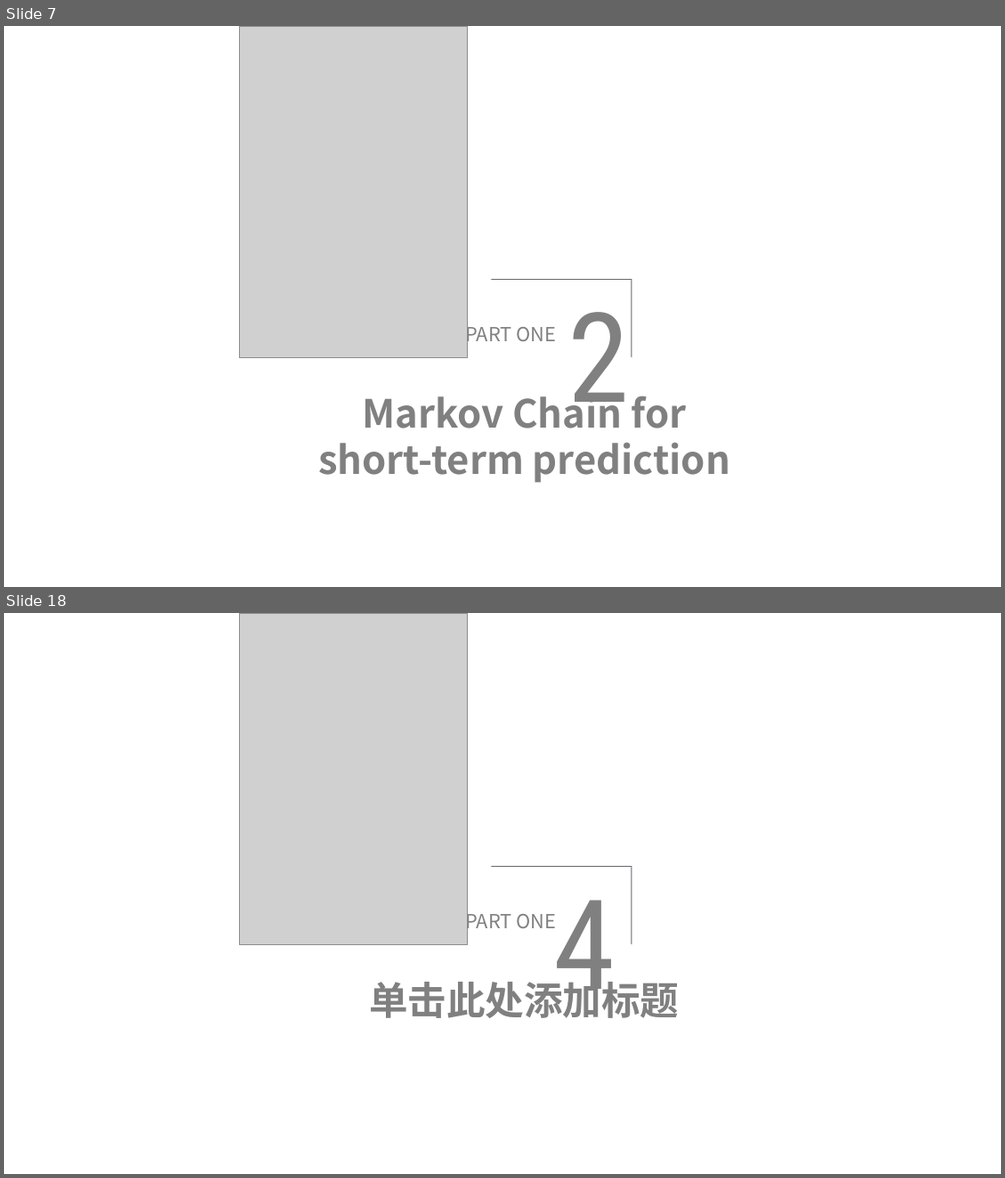
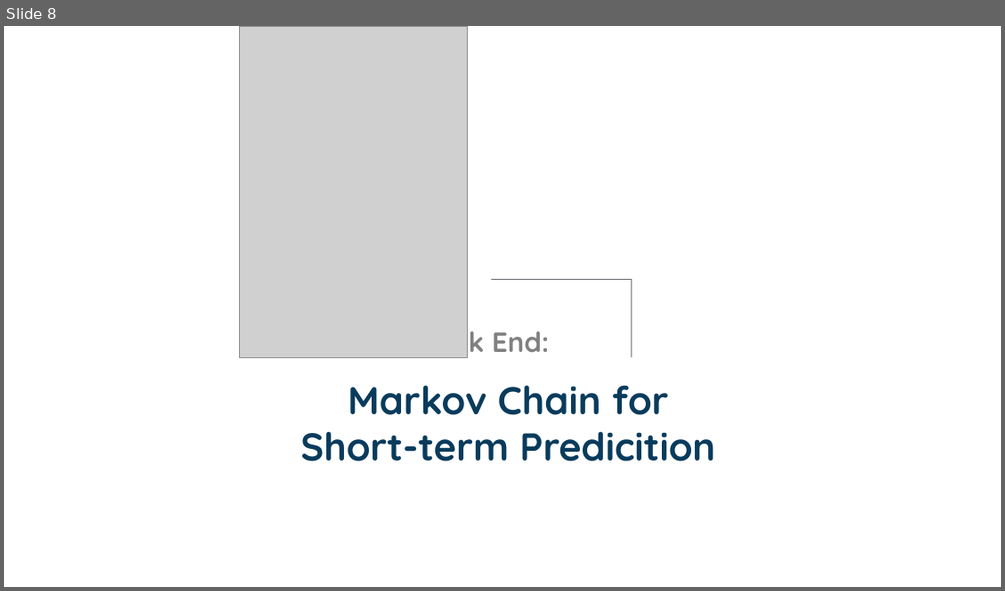
Before and after one commit to yippp/Musier, a slide deck: MidtermPRE/MusierMidtermFront.pptx. Shown one above the other, each under a label of ours: slides 7 and 18 before the commit, slide 8 after it; the slides between them are not shown. The pictures are 1005x1178 and 1005x591 pixels, drawn with LibreOffice and Linux fonts; fonts in the diff are those of the drawing; grey boxes stand for pictures. Boxes give left, top, right and bottom in pixels: in the first picture for what was removed or moved away, otherwise in the second. Text is boxed around its words. In the diff, an @@ line names an element or a change of style, - is before the commit and + after.

```diff
--- a/MidtermPRE/MusierMidtermFront.pptx
+++ b/MidtermPRE/MusierMidtermFront.pptx
@@ slide 18 removed at bbox=[4, 613, 1001, 1174], background #FFFFFF @@
@@ picture removed at bbox=[239, 613, 467, 944] @@
@@ half frame removed at bbox=[491, 866, 632, 945] @@
@@ text removed at bbox=[554, 900, 615, 1017] @@
-4
@@ text removed at bbox=[465, 908, 557, 933] @@
-PART ONE
@@ text removed at bbox=[370, 975, 680, 1018] @@
-单击此处添加标题
@@ what was slide 7 is now slide 8 @@
@@ slide 8 changed as well @@
@@ text removed at bbox=[568, 312, 630, 428] @@
-2
@@ text at bbox=[419, 322, 549, 359]: text changed; size 14 to 20 pt; font Noto Sans CJK SC to Quicksand; bold on @@
-PART ONE
+Back End:
@@ text at bbox=[300, 385, 715, 461]: text changed; font Noto Sans CJK SC to Quicksand; text colour #808080 to #093B5C @@
-Markov Chain for short-term prediction
+Markov Chain for Short-term Predicition
```
Also in this commit, not shown: 2 other slides changed, 11 slides added, 21 other slides removed.
